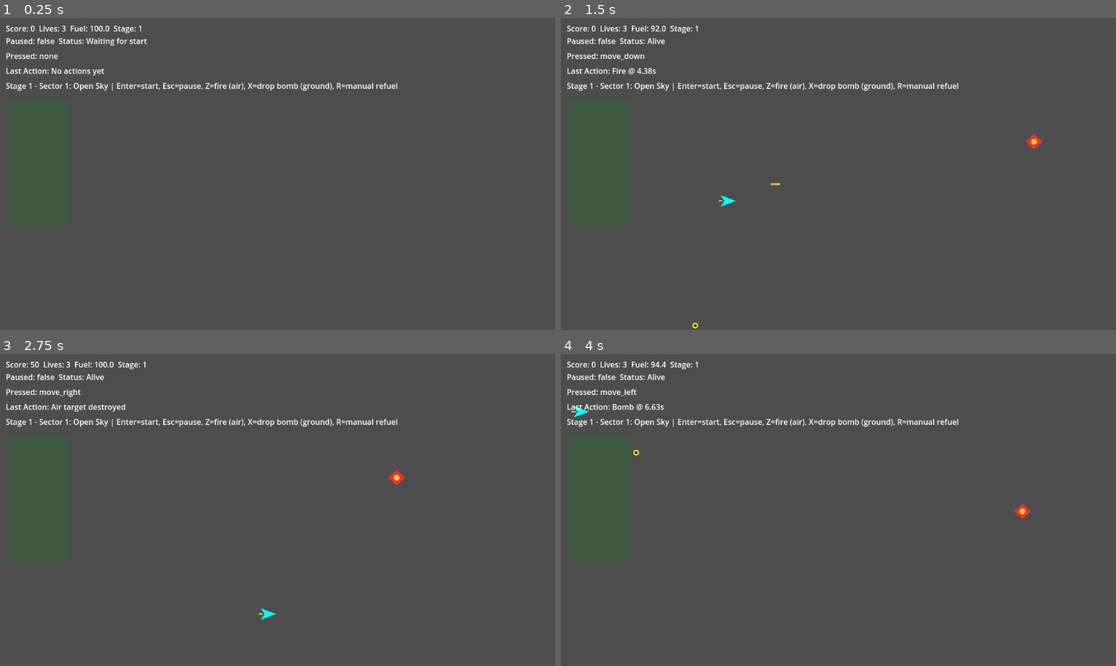
Above: before the commit, frames 1-4 (two rows, left to right).
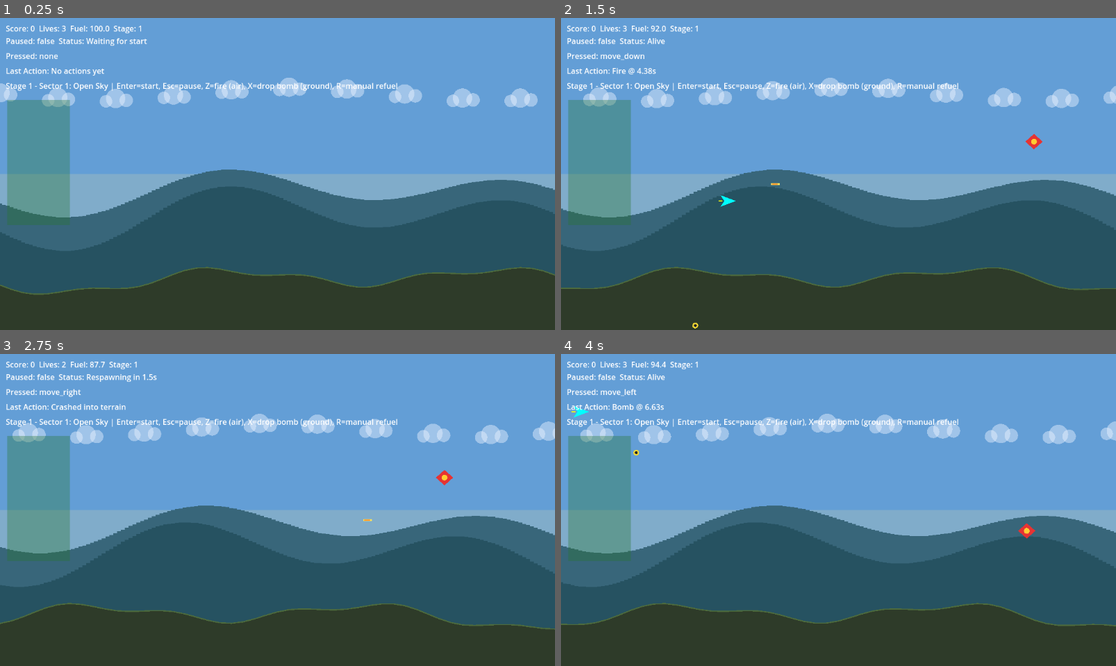
Above: after the commit, the same moments.

Repository: cbremer/starkiller-space-game
Game: Godot game, scene res://scenes/Main.tscn
The game is run twice, just before and just after one commit, with the same random seed, the same clock (stepped at 60 frames per second) and the same inputs.
Inputs:
- Up to frame 1 (0.25 s): no input
- Up to frame 2 (1.5 s): tap Enter (start) at 0.5 s; hold Right (move_right) 0.53-1.28 s; tap X (bomb) at 0.6 s; hold Down (move_down) from 1.28 s (still down); tap Z (fire) at 1.35 s
- Up to frame 3 (2.75 s): release Down (move_down) at 2.03 s; hold Right (move_right) from 2.03 s (still down); hold R (refuel) from 2.03 s (still down)
- Up to frame 4 (4 s): release Right (move_right) at 2.78 s; release R (refuel) at 2.78 s; hold Up (move_up) 2.78-3.53 s; tap Enter (start) at 2.85 s; hold Left (move_left) from 3.53 s (still down); tap X (bomb) at 3.6 s

The runs differ from the first frame. In frame 1, 100% of the frame differs, in the area x 0-100%, y 0-100%; in frame 2, 99%; in frame 3, 100%; in frame 4, 100%.

Commit message:
Add scrolling geography and terrain collision

Diff:
--- a/scripts/main.gd
+++ b/scripts/main.gd
@@ -14,10 +14,13 @@
 const FUEL_TANK_Y_MIN := 190.0
 const FUEL_TANK_Y_MAX := 460.0
 const PLAYER_HIT_RADIUS := 16.0
+const PLAYER_TERRAIN_CLEARANCE := 12.0
 const LASER_BOLT_SCRIPT := preload("res://scripts/laser_bolt.gd")
 const BOMB_PAYLOAD_SCRIPT := preload("res://scripts/bomb_payload.gd")
 const ENEMY_TARGET_SCRIPT := preload("res://scripts/enemy_target.gd")
 const FUEL_TANK_SCRIPT := preload("res://scripts/fuel_tank.gd")
+const PARALLAX_BACKGROUND_SCRIPT := preload("res://scripts/parallax_background.gd")
+const TERRAIN_BAND_SCRIPT := preload("res://scripts/terrain_band.gd")
 
 @onready var player: PlayerShip = $PlayerShip
 @onready var state_label: Label = $CanvasLayer/HUD/StateLabel
@@ -34,9 +37,12 @@
 var segment_distance_remaining := 0.0
 var run_distance := 0.0
 var rng := RandomNumberGenerator.new()
+var background_layer = null
+var terrain_layer = null
 
 func _ready() -> void:
 	rng.randomize()
+	_create_world_layers()
 	_build_stage_segments()
 	game_state.changed.connect(_update_hud)
 	game_state.action_triggered.connect(_on_action_triggered)
@@ -77,6 +83,7 @@
 
 	_update_combat_state()
 	game_state.update(delta)
+	_update_world_layers()
 	player.visible = game_state.is_alive
 	player.set_physics_process(game_state.run_started and game_state.is_alive and not game_state.is_paused)
 	_set_actor_activity(game_state.run_started and game_state.is_alive and not game_state.is_paused)
@@ -95,8 +102,9 @@
 	var segment = _current_segment()
 	var enemy := ENEMY_TARGET_SCRIPT.new()
 	var spawn_ground := rng.randf() <= float(segment["ground_target_chance"])
+	var ground_spawn_y := _terrain_height_at(ENEMY_SPAWN_X) - 12.0
 	if spawn_ground:
-		enemy.position = Vector2(ENEMY_SPAWN_X, ENEMY_GROUND_Y)
+		enemy.position = Vector2(ENEMY_SPAWN_X, ground_spawn_y)
 		enemy.set("speed", rng.randf_range(float(segment["ground_speed_min"]), float(segment["ground_speed_max"])))
 		enemy.set("target_type", "ground")
 	else:
@@ -126,7 +134,11 @@
 
 func _spawn_fuel_tank() -> void:
 	var tank := FUEL_TANK_SCRIPT.new()
-	tank.position = Vector2(FUEL_TANK_SPAWN_X, rng.randf_range(FUEL_TANK_Y_MIN, FUEL_TANK_Y_MAX))
+	var terrain_y := _terrain_height_at(FUEL_TANK_SPAWN_X)
+	var y_max := minf(FUEL_TANK_Y_MAX, terrain_y - 58.0)
+	if y_max <= FUEL_TANK_Y_MIN:
+		y_max = FUEL_TANK_Y_MIN + 8.0
+	tank.position = Vector2(FUEL_TANK_SPAWN_X, rng.randf_range(FUEL_TANK_Y_MIN, y_max))
 	var segment = _current_segment()
 	tank.set("fuel_amount", float(segment["fuel_tank_amount"]))
 	add_child(tank)
@@ -149,6 +161,13 @@
 	var bolt_nodes := get_tree().get_nodes_in_group("laser_bolts")
 	var bomb_nodes := get_tree().get_nodes_in_group("bomb_payloads")
 	var fuel_tank_nodes := get_tree().get_nodes_in_group("fuel_tanks")
+	var terrain_height := _terrain_height_at(player.position.x)
+
+	if player.position.y + PLAYER_TERRAIN_CLEARANCE >= terrain_height:
+		game_state.die()
+		last_action_text = "Crashed into terrain"
+		action_label.text = "Last Action: %s" % last_action_text
+		return
 
 	for enemy_node in enemy_nodes:
 		if enemy_node == null or not enemy_node.has_method("apply_hit"):
@@ -226,6 +245,30 @@
 		fuel_tank_node.queue_free()
 	for enemy_node in get_tree().get_nodes_in_group("enemy_targets"):
 		enemy_node.queue_free()
+
+func _create_world_layers() -> void:
+	if background_layer == null:
+		background_layer = PARALLAX_BACKGROUND_SCRIPT.new()
+		add_child(background_layer)
+		move_child(background_layer, 0)
+	if terrain_layer == null:
+		terrain_layer = TERRAIN_BAND_SCRIPT.new()
+		add_child(terrain_layer)
+		move_child(terrain_layer, 1)
+	_update_world_layers()
+
+func _update_world_layers() -> void:
+	if background_layer != null:
+		background_layer.call("set_scroll_distance", run_distance)
+		background_layer.call("set_segment_index", current_segment_index)
+	if terrain_layer != null:
+		terrain_layer.call("set_scroll_distance", run_distance)
+		terrain_layer.call("set_segment_index", current_segment_index)
+
+func _terrain_height_at(screen_x: float) -> float:
+	if terrain_layer != null and terrain_layer.has_method("ground_height_at_screen_x"):
+		return float(terrain_layer.call("ground_height_at_screen_x", screen_x))
+	return ENEMY_GROUND_Y
 
 func _build_stage_segments() -> void:
 	stage_segments = [
--- /dev/null
+++ b/scripts/parallax_background.gd
@@ -0,0 +1,65 @@
+extends Node2D
+
+var _scroll_distance := 0.0
+var _segment_index := 0
+
+func set_scroll_distance(distance: float) -> void:
+	_scroll_distance = distance
+	queue_redraw()
+
+func set_segment_index(index: int) -> void:
+	_segment_index = max(index, 0)
+	queue_redraw()
+
+func _draw() -> void:
+	var size := get_viewport_rect().size
+	var palette := _palette_for_segment(_segment_index)
+
+	draw_rect(Rect2(Vector2.ZERO, size), palette["sky"])
+	draw_rect(Rect2(Vector2(0, size.y * 0.5), Vector2(size.x, size.y * 0.5)), palette["haze"])
+
+	var cloud_speed := 0.22
+	for x in range(-120, int(size.x) + 160, 120):
+		var draw_x := float(x) - fmod(_scroll_distance * cloud_speed, 120.0)
+		var y := size.y * 0.24 + sin((draw_x + _scroll_distance * 0.12) / 130.0) * 12.0
+		draw_circle(Vector2(draw_x, y), 20.0, palette["cloud"])
+		draw_circle(Vector2(draw_x + 22.0, y + 4.0), 14.0, palette["cloud"])
+		draw_circle(Vector2(draw_x - 20.0, y + 6.0), 13.0, palette["cloud"])
+
+	_draw_hill_band(size, 0.18, size.y * 0.56, 34.0, palette["far_hill"])
+	_draw_hill_band(size, 0.34, size.y * 0.64, 46.0, palette["mid_hill"])
+
+func _draw_hill_band(size: Vector2, parallax: float, base_y: float, amplitude: float, color: Color) -> void:
+	var step := 8.0
+	var x := 0.0
+	while x <= size.x + step:
+		var world_x := x + _scroll_distance * parallax
+		var y := base_y + sin(world_x * 0.0103) * amplitude + cos(world_x * 0.0048) * amplitude * 0.65
+		draw_line(Vector2(x, y), Vector2(x, size.y), color, step + 1.0)
+		x += step
+
+func _palette_for_segment(index: int) -> Dictionary:
+	var palettes := [
+		{
+			"sky": Color(0.39, 0.62, 0.84),
+			"haze": Color(0.53, 0.69, 0.78, 0.8),
+			"cloud": Color(0.92, 0.95, 1.0, 0.45),
+			"far_hill": Color(0.22, 0.40, 0.48),
+			"mid_hill": Color(0.15, 0.32, 0.38)
+		},
+		{
+			"sky": Color(0.47, 0.56, 0.70),
+			"haze": Color(0.60, 0.58, 0.50, 0.75),
+			"cloud": Color(0.88, 0.84, 0.77, 0.38),
+			"far_hill": Color(0.36, 0.33, 0.28),
+			"mid_hill": Color(0.29, 0.24, 0.18)
+		},
+		{
+			"sky": Color(0.30, 0.35, 0.50),
+			"haze": Color(0.41, 0.38, 0.45, 0.72),
+			"cloud": Color(0.74, 0.72, 0.88, 0.34),
+			"far_hill": Color(0.22, 0.19, 0.30),
+			"mid_hill": Color(0.16, 0.13, 0.22)
+		}
+	]
+	return palettes[min(index, palettes.size() - 1)]
--- /dev/null
+++ b/scripts/terrain_band.gd
@@ -0,0 +1,69 @@
+extends Node2D
+
+var _scroll_distance := 0.0
+var _segment_index := 0
+
+func set_scroll_distance(distance: float) -> void:
+	_scroll_distance = distance
+	queue_redraw()
+
+func set_segment_index(index: int) -> void:
+	_segment_index = max(index, 0)
+	queue_redraw()
+
+func ground_height_at_screen_x(screen_x: float) -> float:
+	var size := get_viewport_rect().size
+	var profile := _profile_for_segment(_segment_index)
+	var world_x := screen_x + _scroll_distance
+	var base := size.y * float(profile["base"])
+	var amp := float(profile["amp"])
+	var y := base
+	y += sin(world_x * 0.0105) * amp
+	y += sin(world_x * 0.027) * amp * 0.42
+	y += cos(world_x * 0.0041) * amp * 0.58
+	return clampf(y, size.y * 0.55, size.y - 34.0)
+
+func _draw() -> void:
+	var size := get_viewport_rect().size
+	var profile := _profile_for_segment(_segment_index)
+	var fill_color: Color = profile["fill"]
+	var line_color: Color = profile["line"]
+	var points := PackedVector2Array()
+	var ridge := PackedVector2Array()
+
+	points.push_back(Vector2(0, size.y))
+	var step := 24.0
+	var x := 0.0
+	while x <= size.x + step:
+		var y := ground_height_at_screen_x(x)
+		var point := Vector2(x, y)
+		points.push_back(point)
+		ridge.push_back(point)
+		x += step
+	points.push_back(Vector2(size.x + step, size.y))
+
+	draw_colored_polygon(points, fill_color)
+	draw_polyline(ridge, line_color, 2.5)
+
+func _profile_for_segment(index: int) -> Dictionary:
+	var profiles := [
+		{
+			"base": 0.84,
+			"amp": 18.0,
+			"fill": Color(0.18, 0.23, 0.16),
+			"line": Color(0.30, 0.42, 0.24)
+		},
+		{
+			"base": 0.82,
+			"amp": 30.0,
+			"fill": Color(0.25, 0.20, 0.14),
+			"line": Color(0.45, 0.36, 0.23)
+		},
+		{
+			"base": 0.80,
+			"amp": 38.0,
+			"fill": Color(0.20, 0.16, 0.22),
+			"line": Color(0.36, 0.28, 0.44)
+		}
+	]
+	return profiles[min(index, profiles.size() - 1)]
